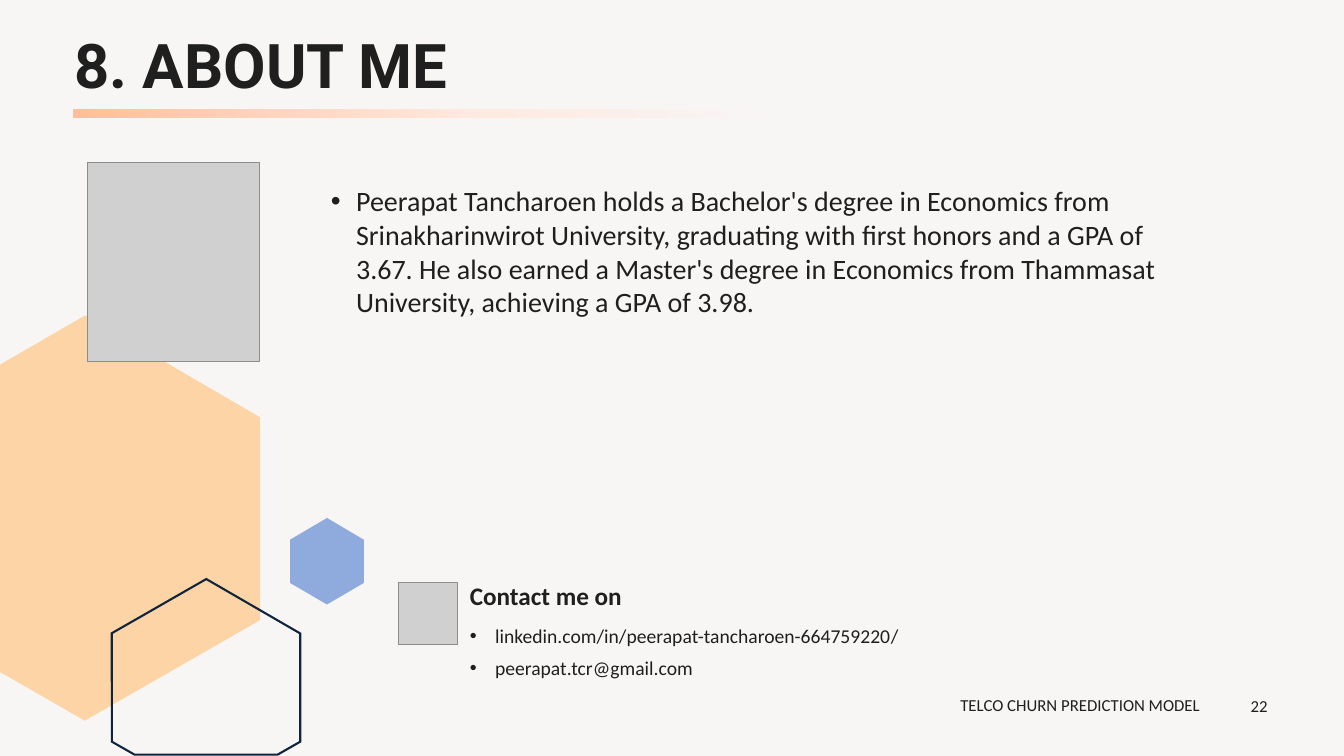
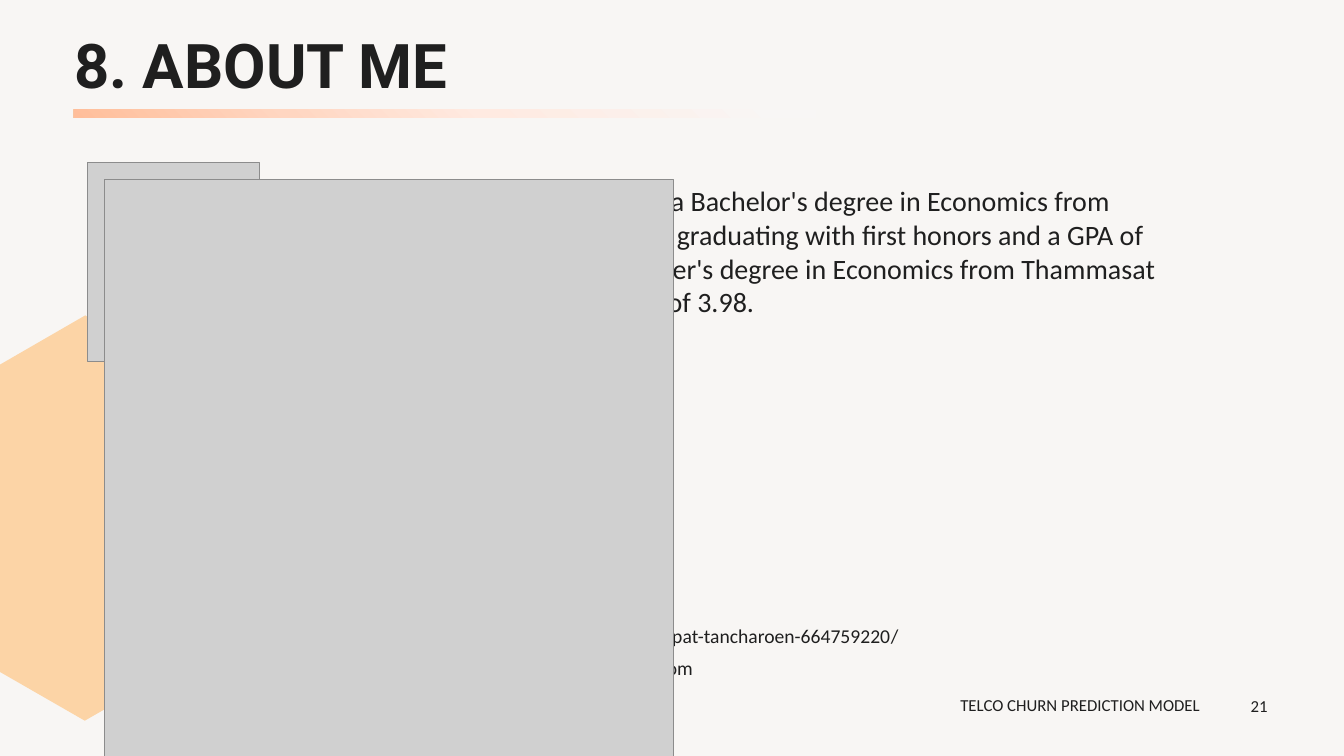
Before and after one commit to peerapat-t/Data-science-project, a slide deck: slide 21 of Telco-churn-prediction/Telco churn prediction.pptx (slide 22 before the commit). Drawn at 1344x756 pixels with LibreOffice and Linux fonts; fonts in the diff are those of the drawing; grey boxes stand for pictures. Boxes give left, top, right and bottom in pixels: in the first picture for what was removed or moved away, otherwise in the second. Text is boxed around its words. In the diff, an @@ line names an element or a change of style, - is before the commit and + after.

```diff
--- a/Telco-churn-prediction/Telco churn prediction.pptx
+++ b/Telco-churn-prediction/Telco churn prediction.pptx
@@ picture added at (105, 179, 675, 756) @@
@@ freeform shape removed at (290, 518, 364, 605) @@
@@ freeform shape removed at (112, 580, 300, 755) @@
@@ picture removed at (398, 583, 458, 645) @@
@@ text removed at (470, 588, 622, 605) @@
-Contact me on
@@ page number at (1251, 701, 1268, 712): text changed @@
-22
+21
```
Also in this commit, not shown: 7 other slides changed, 1 slide added, 2 slides removed, 4 other files.
